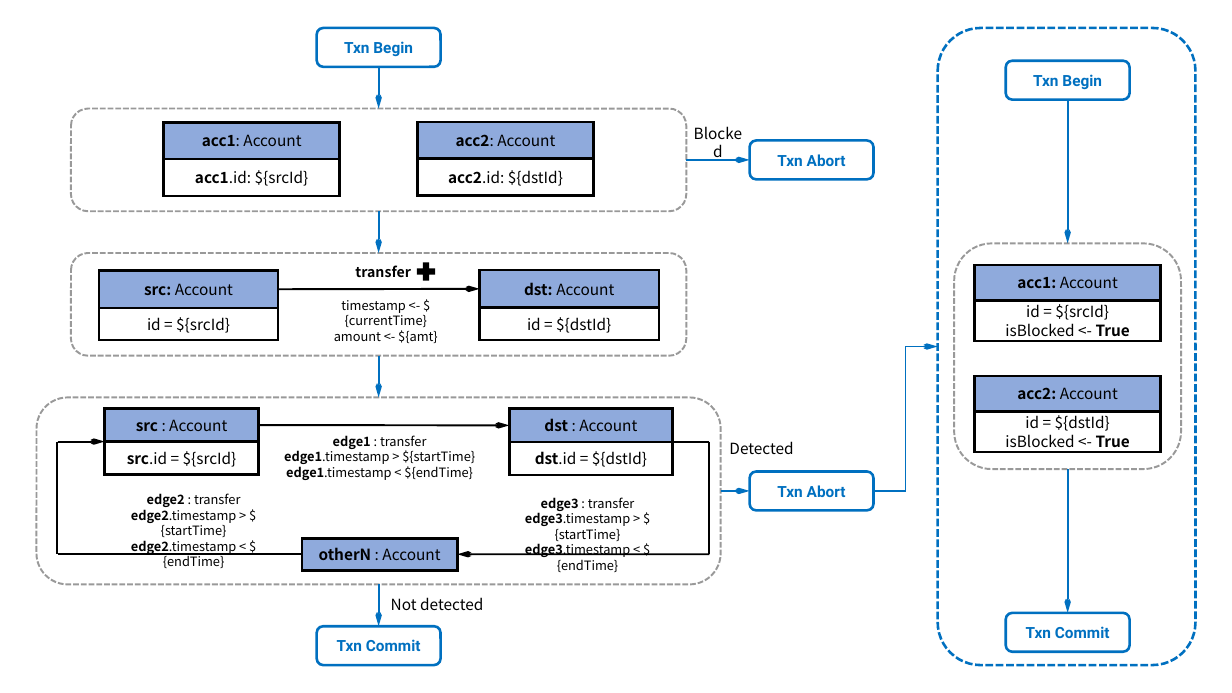
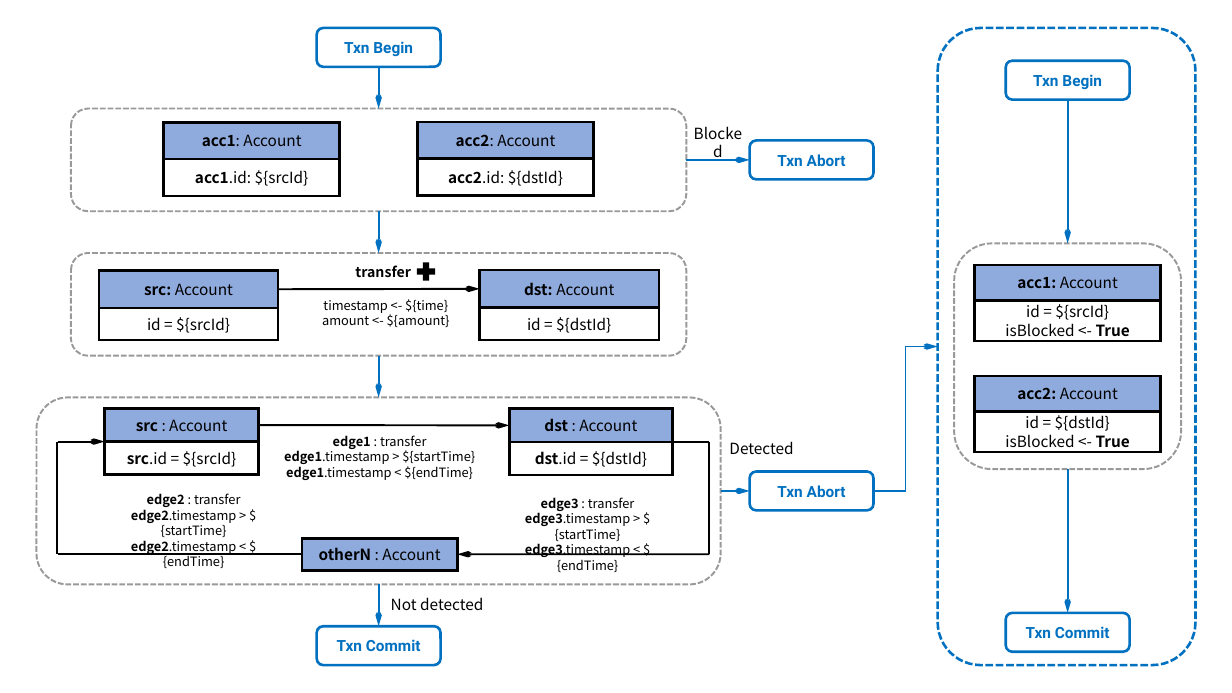
Before and after one commit to ldbc/ldbc_finbench_docs, a slide deck: slide 1 of patterns/transaction-read-write.pptx. Drawn at 1232x693 pixels with LibreOffice and Linux fonts; fonts in the diff are those of the drawing. Boxes give left, top, right and bottom in pixels: in the first picture for what was removed or moved away, otherwise in the second. Text is boxed around its words. In the diff, an @@ line names an element or a change of style, - is before the commit and + after.

```diff
--- a/patterns/transaction-read-write.pptx
+++ b/patterns/transaction-read-write.pptx
@@ text at (x1=322, y1=299, x2=450, y2=327): text changed @@
-timestamp <- ${currentTime}
-amount <- ${amt}
+timestamp <- ${time}
+amount <- ${amount}
```
Also in this commit, not shown: 2 other slides changed, 43 other files.
